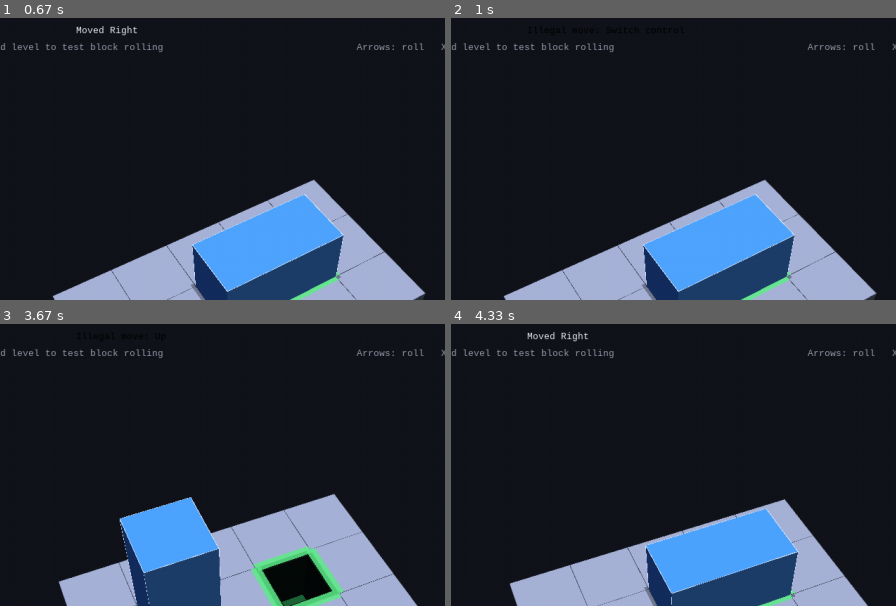
Above: before the commit, frames 1-4 (two rows, left to right).
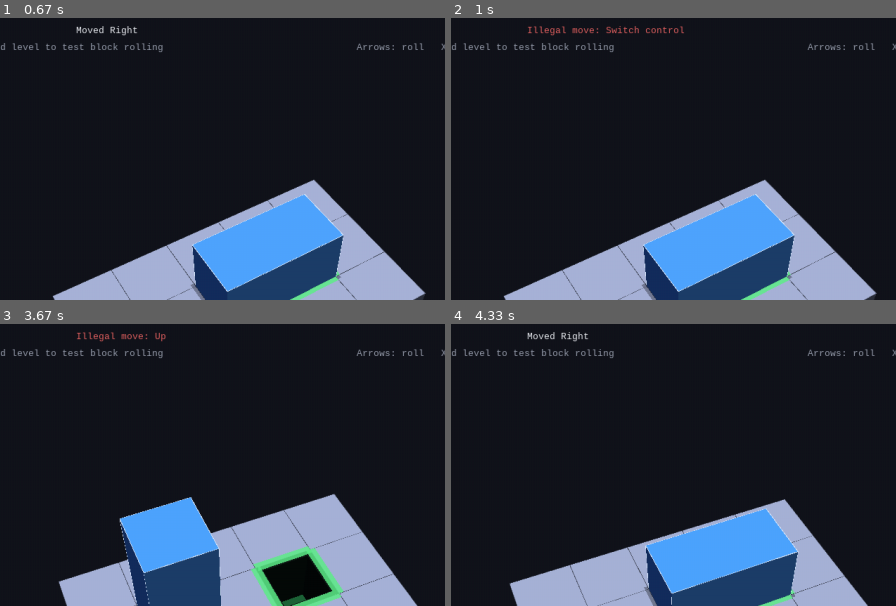
Above: after the commit, the same moments.

Repository: KienBuiTan-ichica-1/Bloxorz-Solver
Game: pygame game, started from Source/main.py
Two runs of this game, one before a commit and one after it. Both use one fixed random seed, a clock stepped at 60 frames per second and the inputs below.
Inputs:
- Up to frame 1 (0.67 s): hold Right from 0.33 s (still down)
- Up to frame 2 (1 s): release Right at 0.8 s; tap X at 0.83 s
- Up to frame 3 (3.67 s): hold Up 1.17-1.47 s; tap Page Down at 1.32, 2.72 s; hold Right 1.5-1.97 s; tap E at 1.65, 3.05 s; hold Left 2-2.53 s; tap Page Up at 2.15, 3.48 s; hold Down 2.57-2.87 s; hold Left 2.9-3.3 s; hold Up from 3.33 s (still down)
- Up to frame 4 (4.33 s): release Up at 3.7 s; hold Right from 3.73 s (still down); tap Page Down at 3.88 s
The pictures show only the part of the screen within x 10-60%, y 0-50%; the shares and areas given below are measured in that part.

Frame 1 is identical in both runs. In frame 2, 0.4% of the frame differs, in the area x 17-53%, y 2-7%; in frame 3, 0.2%; in frame 4, nothing differs.

Commit message:
Sửa màu chữ thông báo trong GUI

Diff:
--- a/Source/gui_gl.py
+++ b/Source/gui_gl.py
@@ -762,6 +762,8 @@
         GL.glEnd()
 
     def _text_tex(self, text, font, color):
+        if max(color) <= 1.0:  # màu lấy từ bảng C dạng 0-1, đổi sang 0-255
+            color = tuple(int(round(v * 255)) for v in color)
         key = (id(font), text, font.get_height(), color)
         hit = self._tex_cache.get(key)
         if hit is not None:
